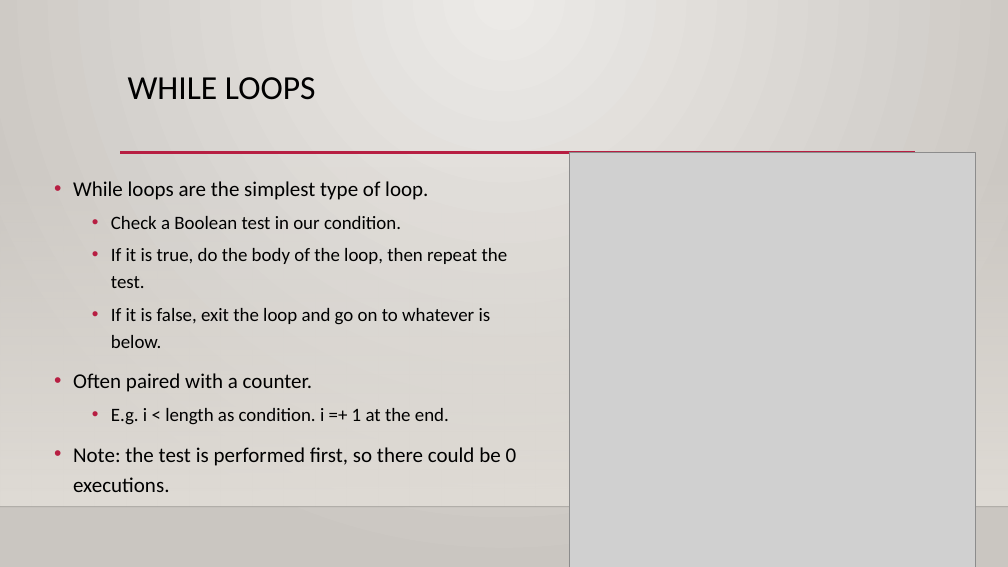
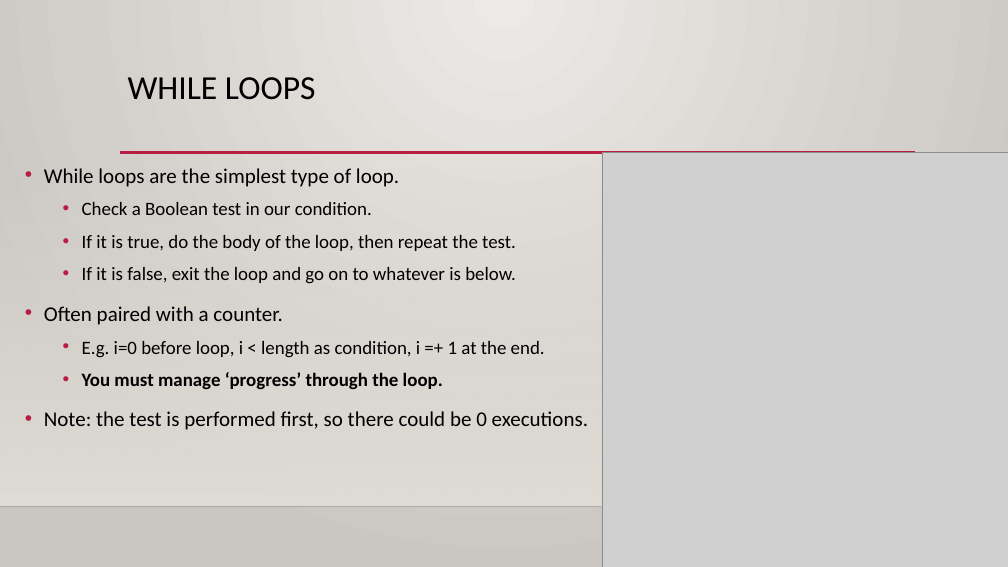
Before and after one commit to AkeemSemperDataScience/Programming_Basics_for_Machine_Learning_Students, a slide deck: slide 10 of reference_material/slides/003_loops.pptx (slide 4 before the commit). Drawn at 1008x567 pixels with LibreOffice and Linux fonts; fonts in the diff are those of the drawing; grey boxes stand for pictures; background and template pictures are left out. Boxes give left, top, right and bottom in pixels: in the first picture for what was removed or moved away, otherwise in the second. Text is boxed around its words. In the diff, an @@ line names an element or a change of style, - is before the commit and + after.

```diff
--- a/reference_material/slides/003_loops.pptx
+++ b/reference_material/slides/003_loops.pptx
@@ text "While loops are the simplest ...": place and size @@
-text "While loops are the simplest ..." at (73,181,517,492)
+text "While loops are the simplest ..." at (44,168,588,430)
@@ picture: place and size @@
-picture at (569,152,975,567)
+picture at (602,152,1008,567)
@@ text at (82,341,545,389): text changed @@
-  • E.g. i < length as condition. i =+ 1 at the end.
+  • E.g. i=0 before loop, i < length as condition, i =+ 1 at the end.
+  • You must manage ‘progress’ through the loop.
```
Also in this commit, not shown: 8 other slides changed, 8 slides added, 1 other file.
